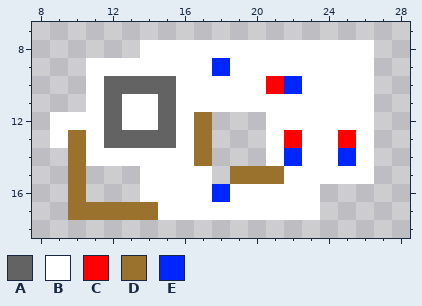
Two versions of one pixel-art file, assets/maps/map.ase. The first picture shows the starting point.
32x32 pixels, 1 frame. Shown: x 8..28, y 7..18.
Visible layers, top first: "stuff", "ground".
Palette (. is transparent): A #636363  B #ffffff  C #ff0000  D #9a722e  E #0026ff
Pixels before, first column x 9:
 8 .....BBBBBBBBBBBBB
 9 ..BBBBBBBEBBBBBBBB
10 ..BAAAABBBBBCEBBBB
11 ..BABBABBBBBBBBBBB
12 BBBABBABD...BBBBBB
13 BDBAAAABD...BCBBCB
14 .DBBBBBBD...BEBBEB
15 .D...BBBB.DDDBBBBB
16 .D...BBBBEBBBBB...
17 .DDDDDBBBBBBBBB...
The result:
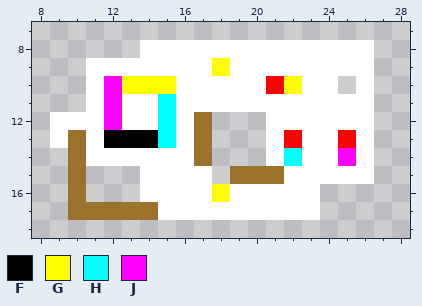
Colours new in this view: F #000000  G #ffff00  H #00ffff  J #ff00ff
Changes in this commit:
layer "stuff orientation" now shown
Changed rows in their new state; - is an unchanged pixel.
Layers "stuff orientation", "ground":
first column x 12:
 9 ------G-------
10 JGGG------G--.
11 J--H----------
12 J--H----------
13 FFFH----------
14 ----------H--J
16 ------G-------
Where, in picture pixels (left, top, right, bottom), the same in both pictures:
changed: (104, 58, 356, 202)
